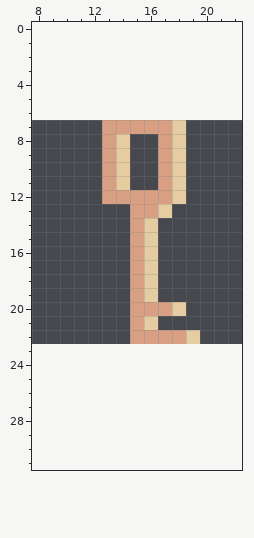
A pixel-art file gets an edit: Aseprite/LevelObjects/Key.aseprite. Above is the file before it was changed.
16x16 pixels, 1 frame. Shown: x 8..22, y 0..31. The old version is drawn lined up with the new one, on the new canvas.
The result:
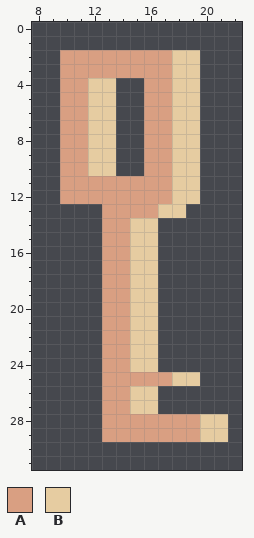
Palette (. is transparent): A #d99f82  B #e6cca1
The edit:
canvas 16x16 -> 32x32, the old top-left corner now at 8,7
y 2..3: x 10..19 .......... -> AAAAAAAABB
y 4..6: x 10..13 .... -> AABB; x 16..19 .... -> AABB
y 7: x 10..15 ...AAA -> AABB..; x 19 . -> B
y 8..10: x 10..14 ...AB -> AABB.; x 16 . -> A; x 19 . -> B
y 11: x 10..12 ... -> AAA; x 14..16 B.. -> AAA; x 19 . -> B
y 12: x 10..12 ... -> AAA; x 19 . -> B
y 13: x 13..14 .. -> AA; x 18 . -> B
y 14..19: x 13..15 ..A -> AAB
y 20: x 13..18 ..AAAB -> AABB..
y 21: x 13..15 ..A -> AAB
y 22: x 13..19 ..AAAAB -> AABB...
y 23..24: x 13..16 .... -> AABB
y 25: x 13..19 ....... -> AAAAABB
y 26..27: x 13..16 .... -> AABB
y 28..29: x 13..21 ......... -> AAAAAAABB
Pixel boxes of the changes (left, top, right, bottom) in both pictures:
changed: (60, 50, 228, 442)
